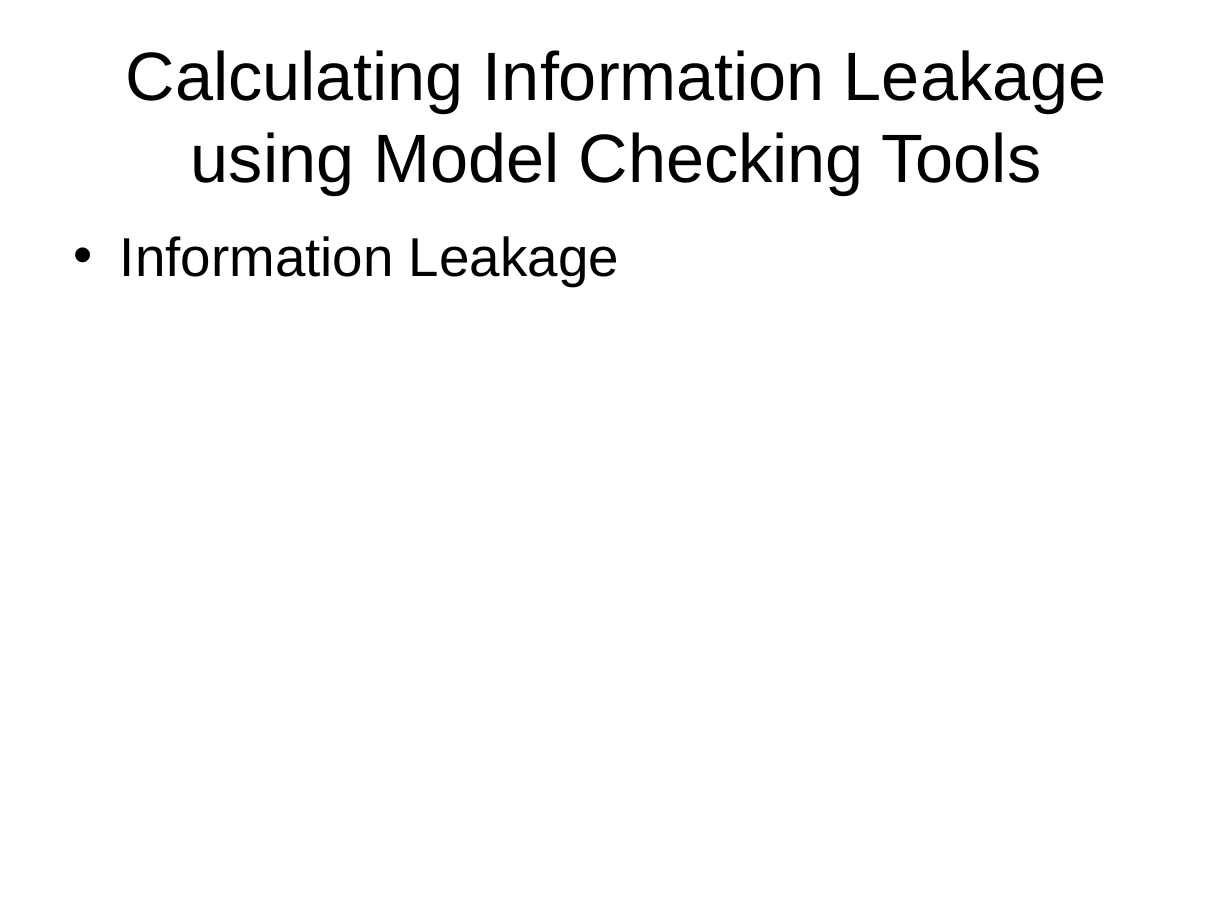
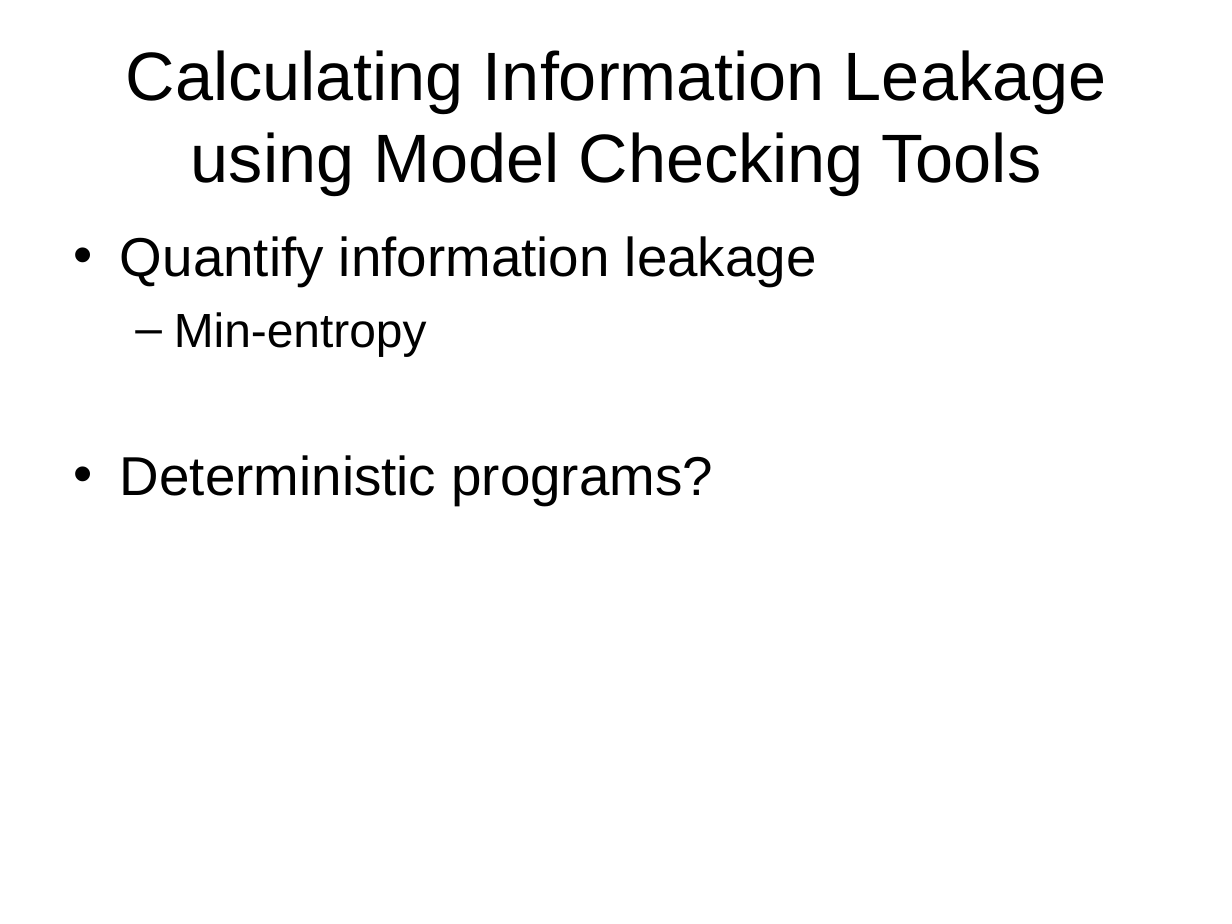
Before and after one commit to chenjiia/Thesis, a slide deck: slide 3 of thesis_presentation/presentation.ppt. Drawn at 1232x924 pixels with LibreOffice and Linux fonts; fonts in the diff are those of the drawing. Boxes give left, top, right and bottom in pixels: in the first picture for what was removed or moved away, otherwise in the second. Text is boxed around its words. In the diff, an @@ line names an element or a change of style, - is before the commit and + after.

```diff
--- a/thesis_presentation/presentation.ppt
+++ b/thesis_presentation/presentation.ppt
@@ text at [120,236,817,505]: text changed @@
-• Information Leakage
+• Quantify information leakage
+  – Min-entropy
+• Deterministic programs?
```
Also in this commit, not shown: 3 other slides changed, 4 slides added, 1 slide removed.
